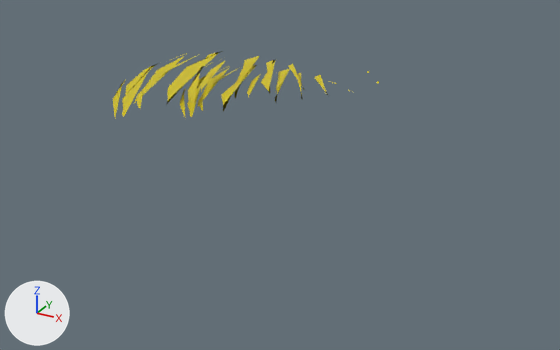
Renders of the glTF model assets/swipe-attack/swipe-attack.gltf from each side of a commit.
The view is the same before and after, from a 50 mm lens placed at (3.91, -11.47, 4.03), pointed at (-0.83, -2.85, -0.28). The axes (+X, +Y, +Z) are drawn at lower left. The lights are the same throughout. Vertices at the same position are counted once.
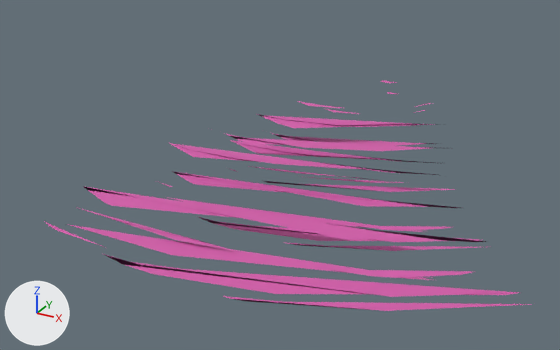
Location of each change, [x1, y1, x2, y2] in pixels of the pictures (560 x 350 px; the box of a moved part takes in the faces that stretch with it):
'Circle.004', surface changed, reshaped, turned, rescaled
    before: [113, 51, 379, 117]
    after: [44, 80, 532, 311]
part 1 of me_circle_011, moved or reshaped
    before: [180, 88, 186, 117]
    after: [284, 242, 477, 251]
part 2 of me_circle_011, moved or reshaped
    before: [187, 76, 206, 117]
    after: [196, 216, 480, 242]
part 3 of me_circle_011, moved or reshaped
    before: [221, 65, 256, 111]
    after: [172, 171, 460, 208]
part 4 of me_circle_011, moved or reshaped
    before: [197, 68, 229, 111]
    after: [167, 197, 451, 232]
part 5 of me_circle_011, moved or reshaped
    before: [113, 80, 126, 117]
    after: [223, 296, 532, 311]
part 6 of me_circle_011, moved or reshaped (not visible before)
    after: [44, 221, 104, 247]
part 7 of me_circle_011, moved or reshaped
    before: [122, 63, 159, 117]
    after: [104, 254, 519, 297]
part 8 of me_circle_011, added (pink)
    after: [83, 186, 486, 242]
part 9 of me_circle_011, moved or reshaped
    before: [134, 56, 184, 109]
    after: [67, 224, 472, 280]
part 10 of me_circle_011, moved or reshaped
    before: [159, 56, 196, 76]
    after: [76, 207, 238, 252]
part 11 of me_circle_011, deleted (yellow)
    before: [166, 51, 379, 105]
part 12 of me_circle_011, added (pink)
    after: [152, 80, 455, 204]

The change in detail:
Picture 'light-magenta' (img_light_magenta) is new.
Material 'Material.001' (mat_material_001) changes its picture from img_swipe_color to img_light_magenta.
me_circle_011 is used by ob_circle_004; location (0.0, 0.0, 0.0).
me_circle_011 had 314 vertices, 246 faces and spanned x -4.96..-0.52, y -3.03..1.13, z 0.02..0.51.
me_circle_011 now has 377 vertices, 313 faces and spans x -0.52..0.53, y 0.14..1.27, z 0.0..0.13.
me_circle_011 part 1: the loose piece of 5 vertices spanning x -3.73..-2.75, y -2.35..-0.93, z 0.02..0.04 is turned -104.7 degrees about the z axis through the mesh origin and scaled by 0.26.
me_circle_011 part 2: the loose piece of 12 vertices spanning x -3.84..-2.71, y -2.25..-0.03, z 0.02..0.05 is turned -104.7 degrees about the z axis through the mesh origin and scaled by 0.26.
me_circle_011 part 3: the loose piece of 13 vertices spanning x -3.41..-2.36, y -1.88..0.79, z 0.06..0.1 is turned -104.7 degrees about the z axis through the mesh origin and scaled by 0.26.
me_circle_011 part 4: the loose piece of 19 vertices spanning x -3.74..-2.68, y -1.96..0.48, z 0.03..0.07 is turned -104.7 degrees about the z axis through the mesh origin and scaled by 0.26.
me_circle_011 part 5: the loose piece of 5 vertices spanning x -4.81..-3.55, y -3.03..-1.2, z 0.09..0.11 is turned -104.7 degrees about the z axis through the mesh origin and scaled by 0.257.
me_circle_011 part 6: the loose piece of 8 vertices spanning x -4.92..-4.87, y -0.03..0.8, z 0.09 is turned -104.7 degrees about the z axis through the mesh origin and scaled by 0.257.
me_circle_011 part 7: the loose piece of 12 vertices spanning x -4.96..-3.49, y -2.9..-0.03, z 0.09..0.13 is turned -104.7 degrees about the z axis through the mesh origin and scaled by 0.257.
me_circle_011 part 8: the loose piece of 13 vertices spanning x -3.41..-2.36, y -1.88..0.79, z 0.06..0.1 is copied, and the copy is turned -104.7 degrees about the z axis through its middle and scaled by 0.331, then moved by (2.95, 1.51, -0.04); it spans x -0.4..0.53, y 0.91..1.06, z 0.04..0.05.
me_circle_011 part 9: the loose piece of 19 vertices spanning x -4.83..-3.46, y -2.53..0.62, z 0.09..0.15 is turned -104.7 degrees about the z axis through the mesh origin and scaled by 0.257.
me_circle_011 part 10: the loose piece of 10 vertices spanning x -4.58..-4.32, y -0.94..0.78, z 0.11..0.14 is turned -104.7 degrees about the z axis through the mesh origin and scaled by 0.257.
me_circle_011 part 11: 21 loose pieces with 195 vertices, spanning x -4.37..-0.52, y -2.28..1.13, z 0.02..0.51, are deleted.
me_circle_011 part 12: 239 vertices added at x -0.29..0.46, y 0.14..0.93, z 0.0..0.13.
Object 'Circle.004' (ob_circle_004) turns from (0, 0, 0) to (0, 0, -175) degrees about x, y and z.
Object 'Circle.004' (ob_circle_004) is rescaled from (1.0, 1.0, 1.0) to (5.0, 5.0, 5.0).
